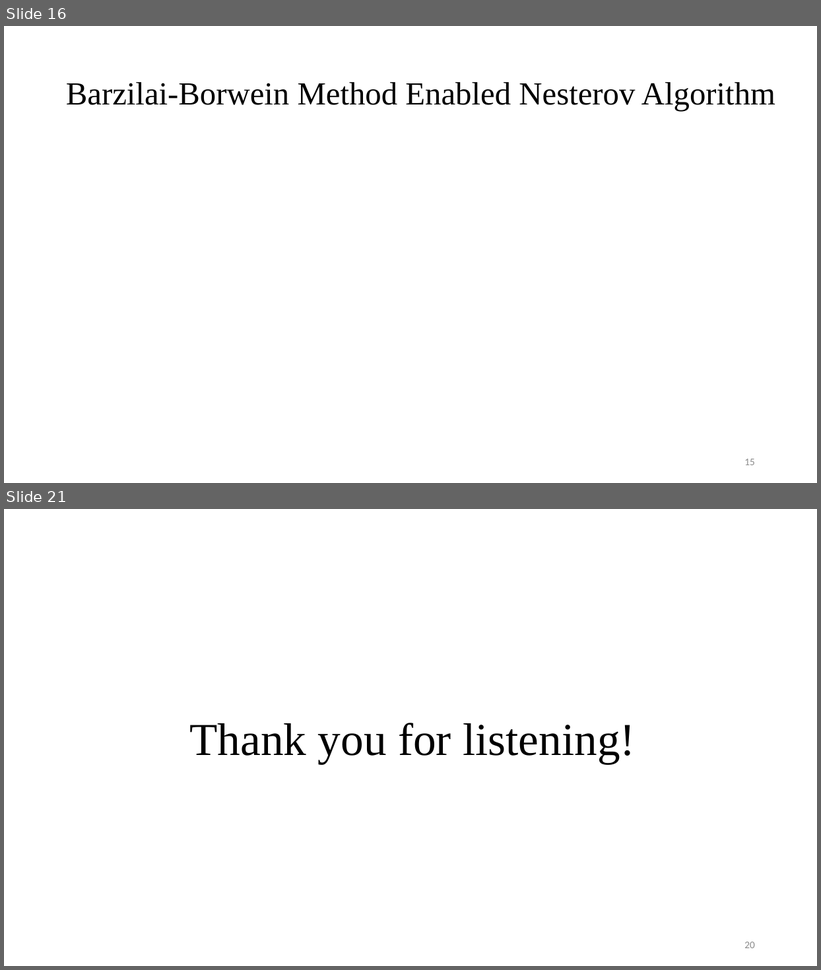
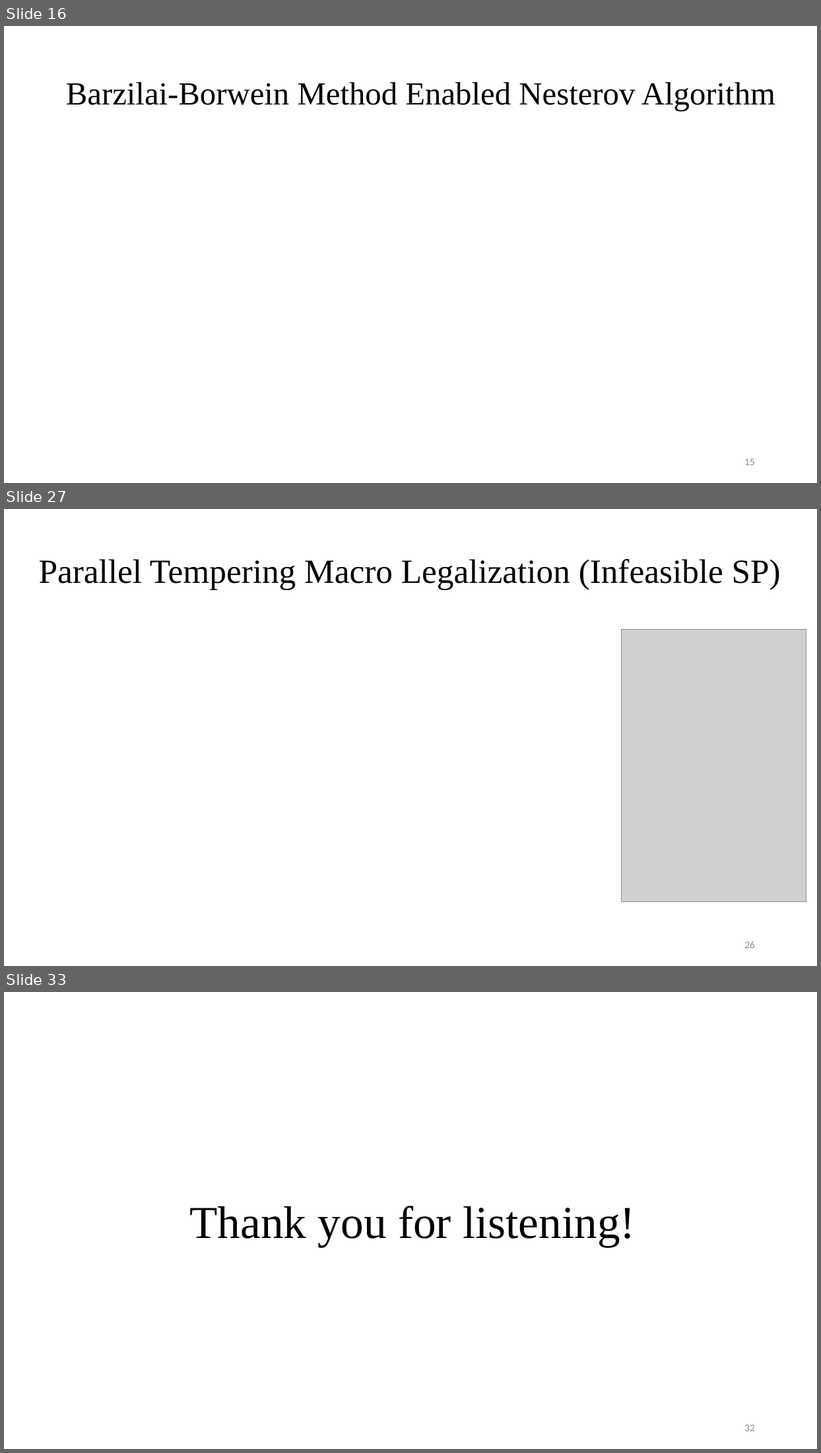
Before and after one commit to Pacific-Feng-Studuies/Studied-Papers, a slide deck: GM/Placement/Stronger Mixed-Size Placement Backbone Considering Second-Order Information/Stronger Mixed-Size Placement Backbone Considering Second-Order Information.pptx. Shown one above the other, each under a label of ours: slides 16 and 21 before the commit, slides 16, 27 and 33 after it; the slides between them are not shown. The pictures are 821x970 and 821x1453 pixels, drawn with LibreOffice and Linux fonts; fonts in the diff are those of the drawing; grey boxes stand for pictures. Boxes give left, top, right and bottom in pixels: in the first picture for what was removed or moved away, otherwise in the second. Text is boxed around its words. In the diff, an @@ line names an element or a change of style, - is before the commit and + after.

```diff
--- a/GM/Placement/Stronger Mixed-Size Placement Backbone Considering Second-Order Information/Stronger Mixed-Size Placement Backbone Considering Second-Order Information.pptx
+++ b/GM/Placement/Stronger Mixed-Size Placement Backbone Considering Second-Order Information/Stronger Mixed-Size Placement Backbone Considering Second-Order Information.pptx
@@ slide 27 added at box(4, 509, 817, 966), background #FFFFFF @@
@@ title added at box(39, 559, 781, 590), 40 pt, text #000000 @@
+Parallel Tempering Macro Legalization (Infeasible SP)
@@ picture added at box(621, 630, 806, 902) @@
@@ page number added at box(745, 941, 755, 949), 12 pt, text #8C8C8C @@
+26
@@ what was slide 21 is now slide 33 @@
@@ page number at box(745, 1425, 755, 1432): text changed @@
-20
+32
```
Also in this commit, not shown: 4 slides changed, 11 other slides added.
